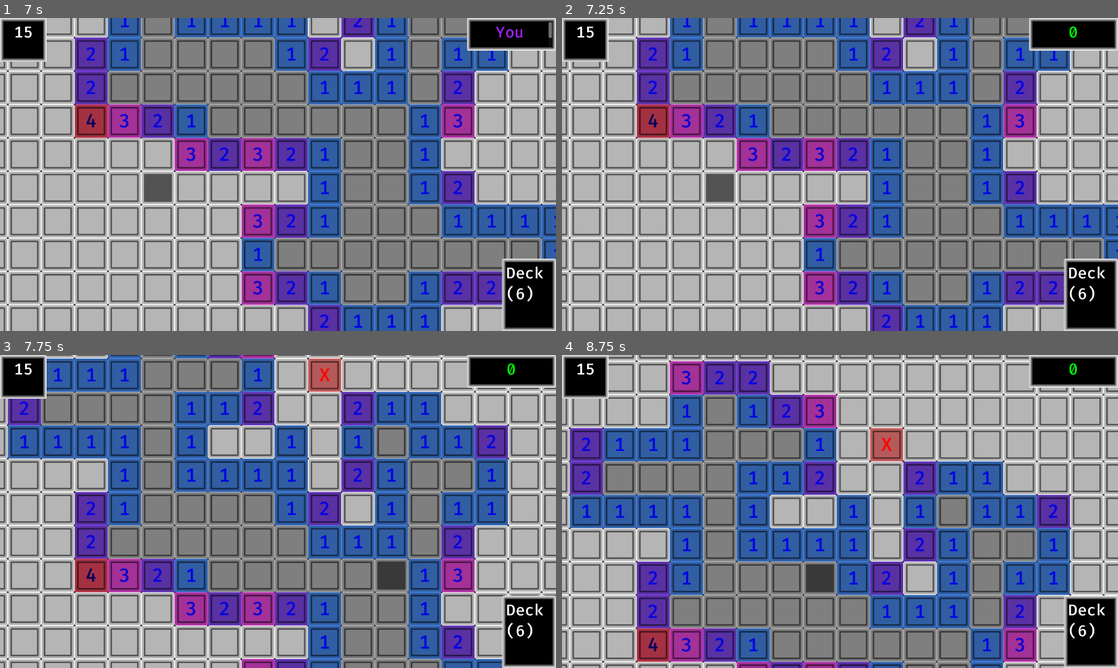
Above: before the commit, frames 1-4 (two rows, left to right).
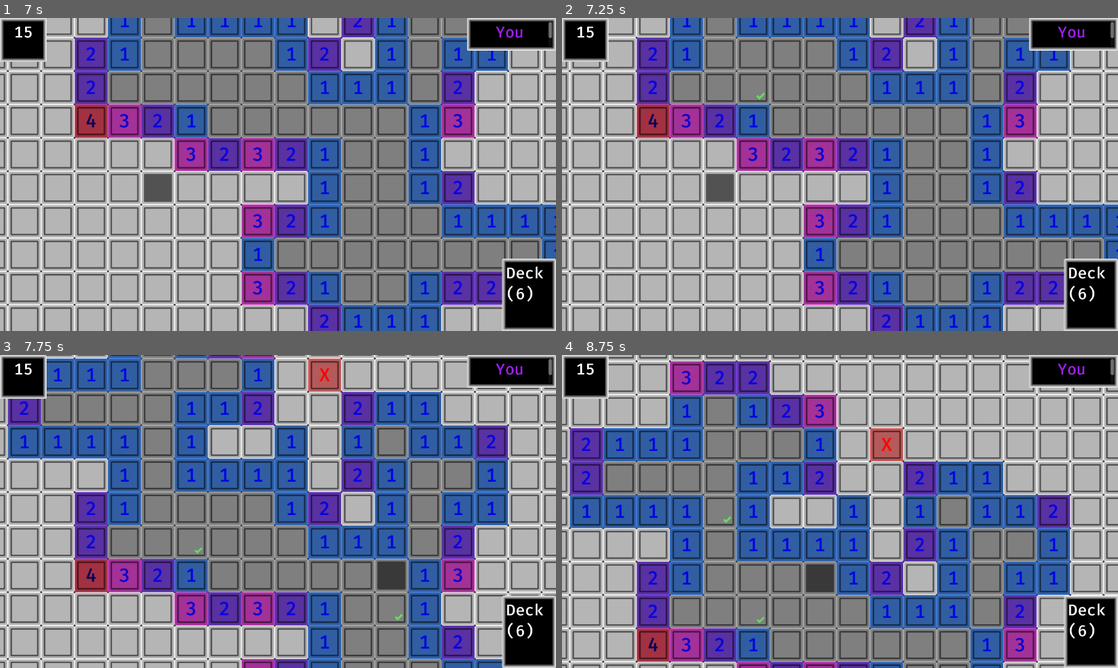
Above: after the commit, the same moments.

Repository: bjornarprytz/mine-sweeter
Game: Godot game, scene res://main.tscn
The game is run twice, just before and just after one commit, with the same random seed, the same clock (stepped at 60 frames per second) and the same inputs.
Inputs (mouse positions are in pixels of both pictures, inside the frame that each line leads up to):
- Up to frame 1 (7 s): click (27, 36) at 0.52 s; tap Enter at 1.25 s; move the mouse to (400, 158) at 1.27 s; hold D (move_right) 1.28-2 s; hold Middle mouse button (drag) 1.28-2 s; click (400, 158) at 1.42 s; drag from (166, 190) to (250, 237) at 2.02 s; move the mouse to (333, 105) at 2.77 s; hold D (move_right) 2.78-3.5 s; hold Mouse wheel up (zoom_in) 2.78-3.5 s; click (333, 105) at 2.92 s; drag from (250, 237) to (111, 127) at 3.52 s; move the mouse to (444, 221) at 4.27 s; hold A (move_left) 4.28-5 s; hold Middle mouse button (drag) 4.28-5 s; click (444, 221) at 4.42 s; drag from (111, 127) to (194, 96) at 5.02 s; move the mouse to (305, 174) at 5.77 s; hold S (move_down) 5.78-6.5 s; hold Mouse wheel up (zoom_in) 5.78-6.5 s; click (305, 174) at 5.92 s; drag from (194, 96) to (166, 190) at 6.52 s
- Up to frame 2 (7.25 s): no input
- Up to frame 3 (7.75 s): move the mouse to (400, 495) at 7.27 s; hold W (move_up) from 7.28 s (still down); hold Middle mouse button (drag) from 7.28 s (still down); click (400, 495) at 7.42 s
- Up to frame 4 (8.75 s): release W (move_up) at 8 s; release Middle mouse button (drag) at 8 s; drag from (728, 527) to (812, 574) at 8.02 s

Frame 1 is identical in both runs. In frame 2, 0.1% of the frame differs, in the area x 34-100%, y 1-26%; in frame 3, 0.2%; in frame 4, 0.2%, in the area x 29-100%, y 1-86%.

Commit message:
wip scoring mechanics

Diff:
--- a/src/cell.gd
+++ b/src/cell.gd
@@ -8,12 +8,15 @@
 var revealed: bool = false
 var flagged: bool = false
 
+var confirmed_safe: bool = false
+
 var map: Map
 
 var coordinates: Vector2 = Vector2.ZERO
 
 @onready var button: Button = $Button
 @onready var tag: RichTextLabel = %Tag
+@onready var check: Sprite2D = %Check
 
 func reveal():
 	if revealed or flagged:
@@ -40,14 +43,14 @@
 			number += 1
 
 	if is_mine:
-		modulate = Color(1, 0.5, 0.5) # Light red for mines
+		button.modulate = Color(1, 0.5, 0.5) # Light red for mines
 	elif number > 0:
 		var hue = (number - 1) / 8.0 + 0.6 # Shift the color wheel so 1 is blue
 		var saturation = 0.7 # Moderate saturation for visibility
 		var value = 0.9 # High value for brightness
-		modulate = Color.from_hsv(fmod(hue, 1.0), saturation, value)
+		button.modulate = Color.from_hsv(fmod(hue, 1.0), saturation, value)
 	else:
-		modulate = Color(0.7, 0.7, 0.7) # Darkened color for empty cells (0)
+		button.modulate = Color(0.7, 0.7, 0.7) # Darkened color for empty cells (0)
 
 	tag.show()
 	if is_mine:
@@ -59,6 +62,15 @@
 		Events.mine_tripped.emit(self)
 
 func declare_scored():
+	var flagged_neighbors: Array[Cell] = []
+	var neighbors = map.get_neighbors(self)
+	for neighbor in neighbors:
+		if neighbor.flagged:
+			flagged_neighbors.append(neighbor)
+	Events.mines_confirmed.emit(flagged_neighbors)
+
+
+func try_confirm_safe():
 	var neighbors = map.get_neighbors(self)
 	var safe_neighbors: Array[Cell] = []
 	var flagged_neighbors: Array[Cell] = []
@@ -71,7 +83,13 @@
 	if flagged_neighbors.size() == number:
 		for neighbor in safe_neighbors:
 			neighbor.reveal()
-		Events.mines_confirmed.emit(flagged_neighbors)
+		confirmed_safe = true
+		check.show()
+		var tween = create_tween()
+		var target_scale = check.scale
+		check.scale = Vector2.ZERO
+		tween.tween_property(check, "scale", target_scale, 0.5).set_trans(Tween.TRANS_ELASTIC).set_ease(Tween.EASE_OUT)
+		await tween.finished
 
 func toggle_flag():
 	tag.show()
@@ -89,13 +107,13 @@
 	const shake_duration: float = 0.01
 	var tween = create_tween()
 
-	var original_color = modulate
-	modulate = Color(.8, .2, .2) # A more intense red color
+	var original_color = button.modulate
+	button.modulate = Color(.8, .2, .2) # A more intense red color
 
 	for i in range(n_shakes):
 		tween.tween_property(self, "position", position + Vector2(randf_range(-shake_amount, shake_amount), randf_range(-shake_amount, shake_amount)), shake_duration)
 		tween.tween_property(self, "position", position, shake_duration)
-	tween.tween_property(self, "modulate", original_color, .1)
+	tween.tween_property(button, "modulate", original_color, .1)
 	await tween.finished
 
 func _on_button_gui_input(event: InputEvent) -> void:
@@ -103,8 +121,10 @@
 		if event.button_index == MOUSE_BUTTON_LEFT:
 			if flagged:
 				denied()
+			elif confirmed_safe:
+				declare_scored()
 			elif revealed:
-				declare_scored()
+				try_confirm_safe()
 			else:
 				reveal()
 		elif event.button_index == MOUSE_BUTTON_RIGHT:
--- a/src/cell.tscn
+++ b/src/cell.tscn
@@ -1,7 +1,8 @@
-[gd_scene load_steps=3 format=3 uid="uid://c56h7duus2w00"]
+[gd_scene load_steps=4 format=3 uid="uid://c56h7duus2w00"]
 
 [ext_resource type="Script" path="res://cell.gd" id="1_tp1ua"]
 [ext_resource type="Theme" uid="uid://bhttketftlysp" path="res://global_theme.tres" id="2_mc104"]
+[ext_resource type="Texture2D" uid="uid://dqnvw6wkptehh" path="res://assets/ok-2307342_1280.png" id="3_cqlfs"]
 
 [node name="Cell" type="Node2D"]
 script = ExtResource("1_tp1ua")
@@ -39,4 +40,12 @@
 mouse_filter = 2
 bbcode_enabled = true
 
+[node name="Check" type="Sprite2D" parent="."]
+unique_name_in_owner = true
+visible = false
+modulate = Color(0.392157, 0.858824, 0.392157, 1)
+position = Vector2(14, 16)
+scale = Vector2(0.0124046, 0.0124046)
+texture = ExtResource("3_cqlfs")
+
 [connection signal="gui_input" from="Button" to="." method="_on_button_gui_input"]
Binary file added: src/assets/ok-2307342_1280.png
Not shown, added: src/assets/ok-2307342_1280.png.import
Not shown, changed: readme.md
